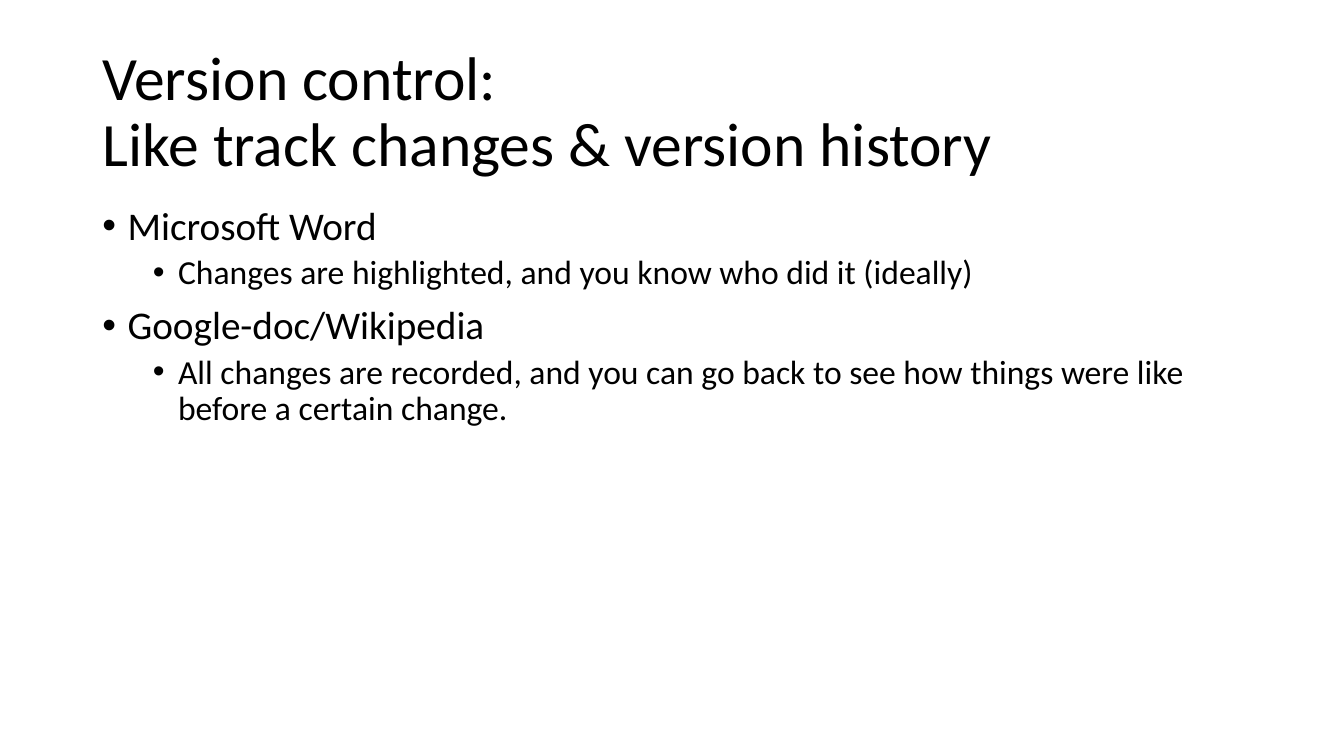
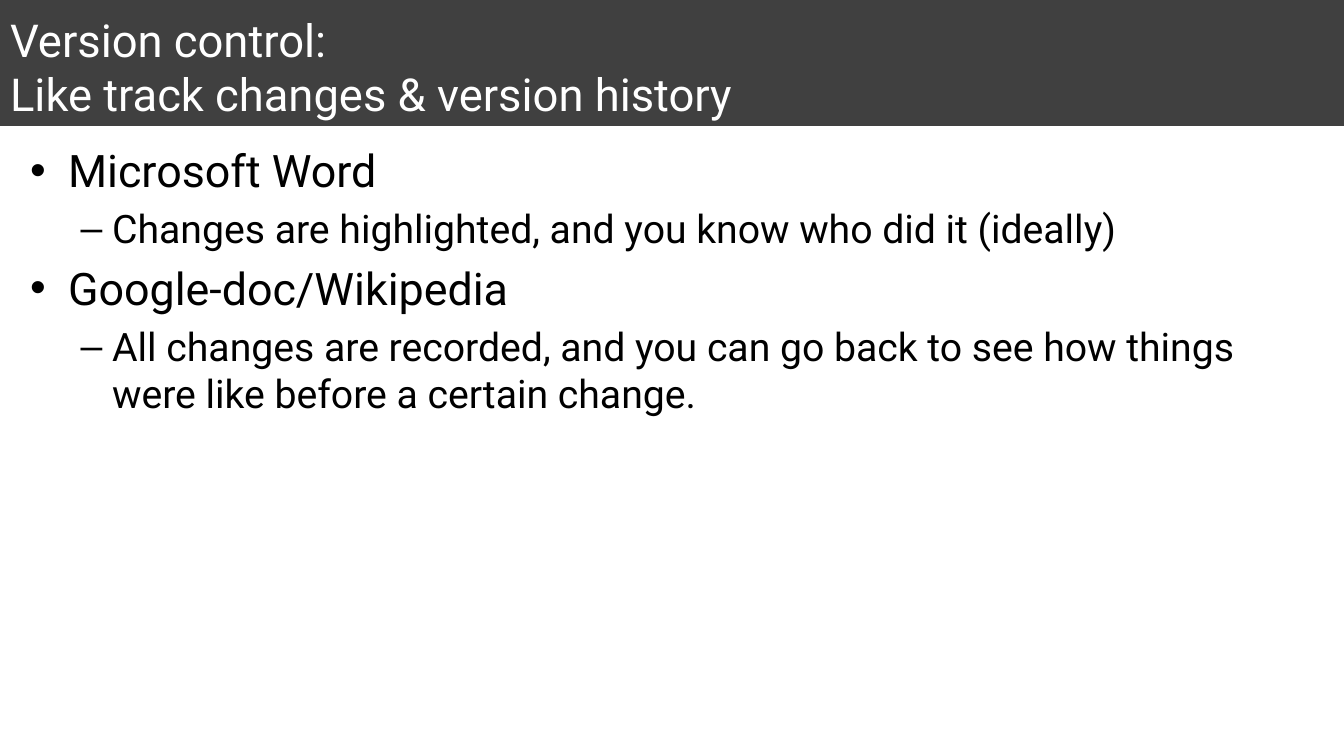
Before and after one commit to mychan24/git_github_workshop, a slide deck: slide 3 of Presentation1.pptx. Drawn at 1344x756 pixels with LibreOffice and Linux fonts; fonts in the diff are those of the drawing. Boxes give left, top, right and bottom in pixels: in the first picture for what was removed or moved away, otherwise in the second. Text is boxed around its words. In the diff, an @@ line names an element or a change of style, - is before the commit and + after.

```diff
--- a/Presentation1.pptx
+++ b/Presentation1.pptx
@@ title "Version control: Like track changes ...": place and size @@
-title "Version control: Like track changes ..." at <box>102,57,992,177</box>
+title "Version control: Like track changes ..." at <box>0,0,1344,126</box>
@@ title "Version control: Like track changes ..." at <box>0,0,1344,126</box>: size 44 to 32.4 pt, font Calibri to Roboto, text colour #000000 to #FFFFFF; line spacing 0.9 to 1; vertical alignment middle to bottom; fill none to #404040 @@
@@ text "Microsoft Word": place and size @@
-text "Microsoft Word" at <box>128,212,1183,426</box>
+text "Microsoft Word" at <box>68,153,1234,416</box>
@@ text "Microsoft Word" at <box>68,153,1234,416</box>: size 28 to 32 pt in "Microsoft Word", "Google-doc/Wikipedia"; font Calibri to Roboto; size 24 to 28 pt in "Changes are highlighted, and you know who ...", "All changes are recorded, and you can ..."; indent changed; line spacing 0.9 to 1; less space between paragraphs; bullet • to – @@
```
Also in this commit, not shown: 2 other slides changed, 2 slides added, 1 slide removed, 1 other file.
